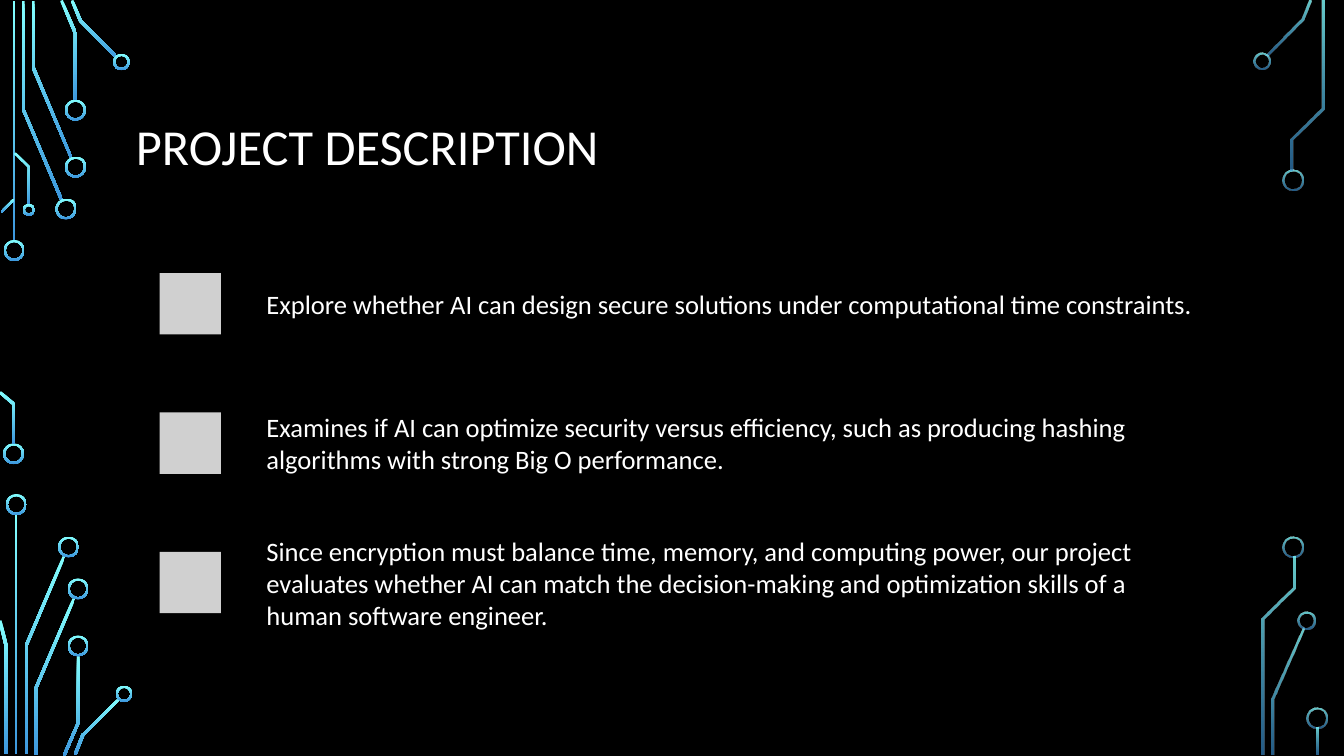
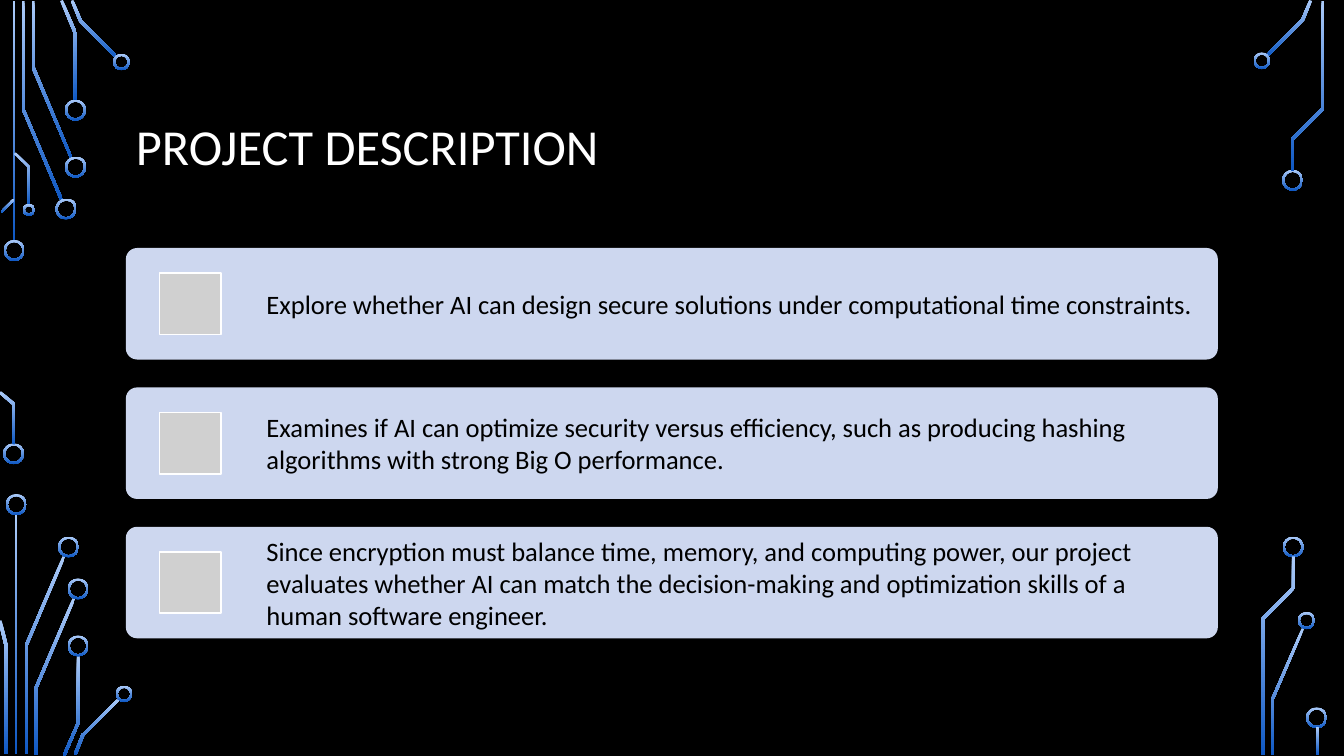
Before and after one commit to M0ck1ngjay178/CMSC-4200-AI, a slide deck: slide 2 of Project/slides/CMSC-4200-Group1-Project.pptx. Drawn at 1344x756 pixels with LibreOffice and Linux fonts; fonts in the diff are those of the drawing; grey boxes stand for pictures; background and template pictures are left out. Boxes give left, top, right and bottom in pixels: in the first picture for what was removed or moved away, otherwise in the second. Text is boxed around its words. In the diff, an @@ line names an element or a change of style, - is before the commit and + after.

```diff
--- a/Project/slides/CMSC-4200-Group1-Project.pptx
+++ b/Project/slides/CMSC-4200-Group1-Project.pptx
@@ fill gradient #82FFFF to #3D97DE to gradient #ACCBF9 to #0E58C4 in 36 elements at [4, 240, 25, 261], [3, 444, 24, 465], [22, 1, 63, 201], [55, 199, 77, 220], [31, 1, 72, 158], [60, 0, 78, 101], [65, 156, 86, 177], [65, 100, 86, 121], [71, 0, 117, 58], [113, 53, 131, 70], [1, 199, 15, 213], [0, 391, 15, 445], [14, 152, 30, 205], [22, 204, 34, 216], [15, 514, 18, 755], [24, 556, 65, 754], [6, 494, 27, 515], [0, 620, 7, 754], [58, 536, 80, 558], [34, 598, 76, 755], [63, 655, 80, 756], [68, 579, 89, 600], [68, 635, 89, 656], [74, 698, 120, 755], [116, 686, 133, 702], [1266, 0, 1313, 56], [1253, 52, 1270, 70], [1282, 169, 1304, 191], [1271, 628, 1305, 755], [1299, 612, 1316, 629], [1292, 1, 1325, 171], [1284, 536, 1305, 558], [1261, 557, 1296, 755], [1307, 708, 1328, 729], [1317, 727, 1320, 755], [12, 1, 15, 242] @@
@@ fill #000000 to #CDD8EF in 3 elements at [126, 248, 1218, 360], [126, 387, 1218, 499], [126, 527, 1218, 639] @@
@@ text colour #FFFFFF to #000000 in 3 elements at [266, 295, 1191, 319], [266, 418, 1125, 474], [266, 542, 1131, 630] @@
```
Also in this commit, not shown: 15 other slides changed, 1 slide removed, 1 other file.
